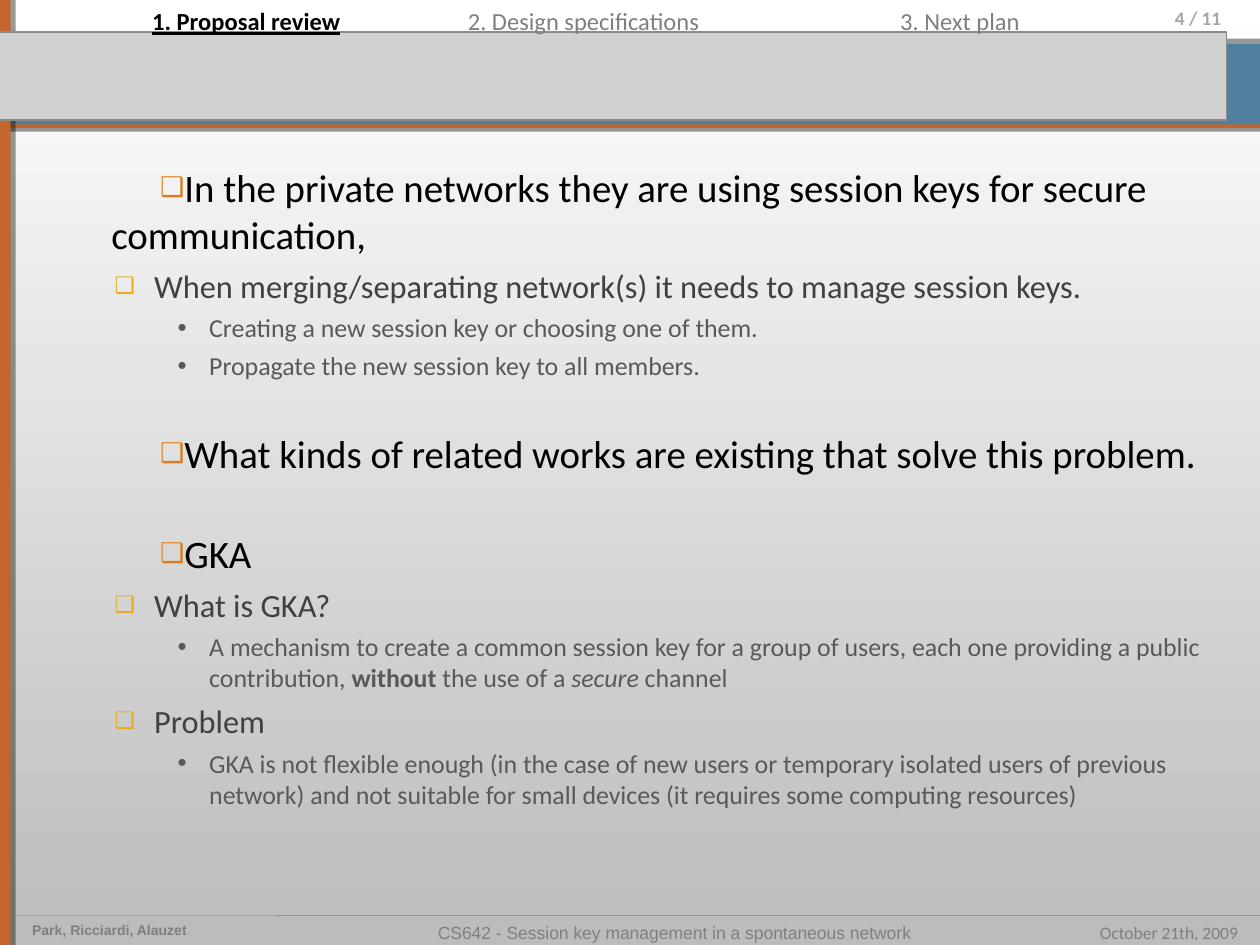
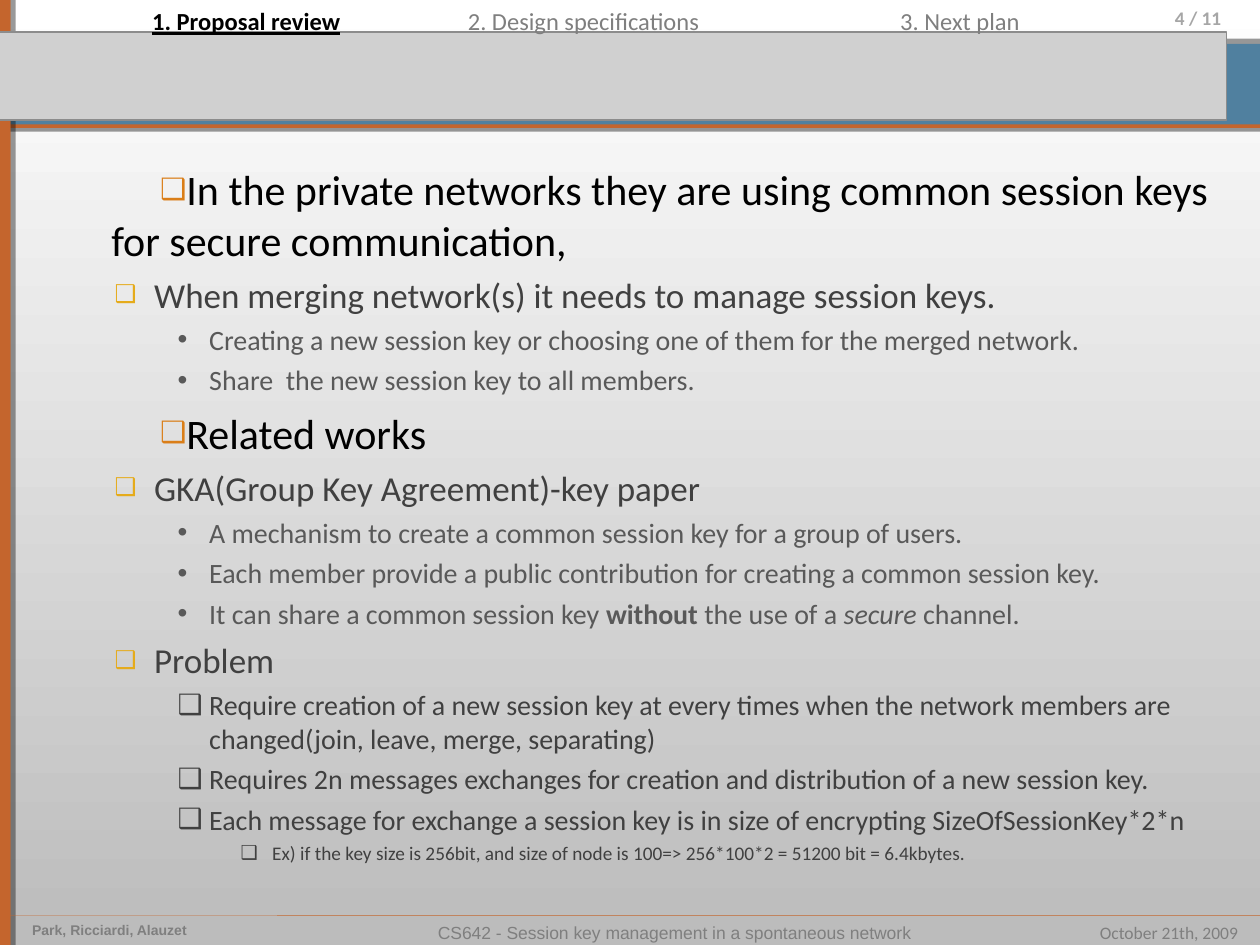
Before and after one commit to pierrealauzet/skemasnet, a slide deck: slide 4 of 2_design/CS462_Skemasnet_design.ppt. Drawn at 1260x945 pixels with LibreOffice and Linux fonts; fonts in the diff are those of the drawing; grey boxes stand for pictures. Boxes give left, top, right and bottom in pixels: in the first picture for what was removed or moved away, otherwise in the second. Text is boxed around its words. In the diff, an @@ line names an element or a change of style, - is before the commit and + after.

```diff
--- a/2_design/CS462_Skemasnet_design.ppt
+++ b/2_design/CS462_Skemasnet_design.ppt
@@ text at bbox=[111, 176, 1207, 629]: text changed; size 14.8 to 16 pt @@
-❑ In the private networks they are using session keys for secure communication,
-  ❑ When merging/separating network(s) it needs to manage session keys.
-    • Creating a new session key or choosing one of them.
-    • Propagate the new session key to all members.
-❑ What kinds of related works are existing that solve this problem.
-❑ GKA
-  ❑ What is GKA?
-    • A mechanism to create a common session key for a group of users, each one providing a public contribution, without the use of a secure channel
+❑ In the private networks they are using common session keys for secure communication,
+  ❑ When merging network(s) it needs to manage session keys.
+    • Creating a new session key or choosing one of them for the merged network.
+    • Share the new session key to all members.
+❑ Related works
+  ❑ GKA(Group Key Agreement)-key paper
+    • A mechanism to create a common session key for a group of users.
+    • Each member provide a public contribution for creating a common session key.
+    • It can share a common session key without the use of a secure channel.
@@ text at bbox=[154, 648, 274, 673]: size 18.5 to 20 pt in "Problem" @@
@@ text at bbox=[209, 695, 1184, 863]: text changed; size 14.8 to 16 pt; text colour #595959 to #404040 @@
-    • GKA is not flexible enough (in the case of new users or temporary isolated users of previous network) and not suitable for small devices (it requires some computing resources)
+    ❑ Require creation of a new session key at every times when the network members are changed(join, leave, merge, separating)
+    ❑ Requires 2n messages exchanges for creation and distribution of a new session key.
+    ❑ Each message for exchange a session key is in size of encrypting SizeOfSessionKey*2*n
+      ❑ Ex) if the key size is 256bit, and size of node is 100=> 256*100*2 = 51200 bit = 6.4kbytes.
```
Also in this commit, not shown: 3 other slides changed, 5 slides removed, 2 other files.
